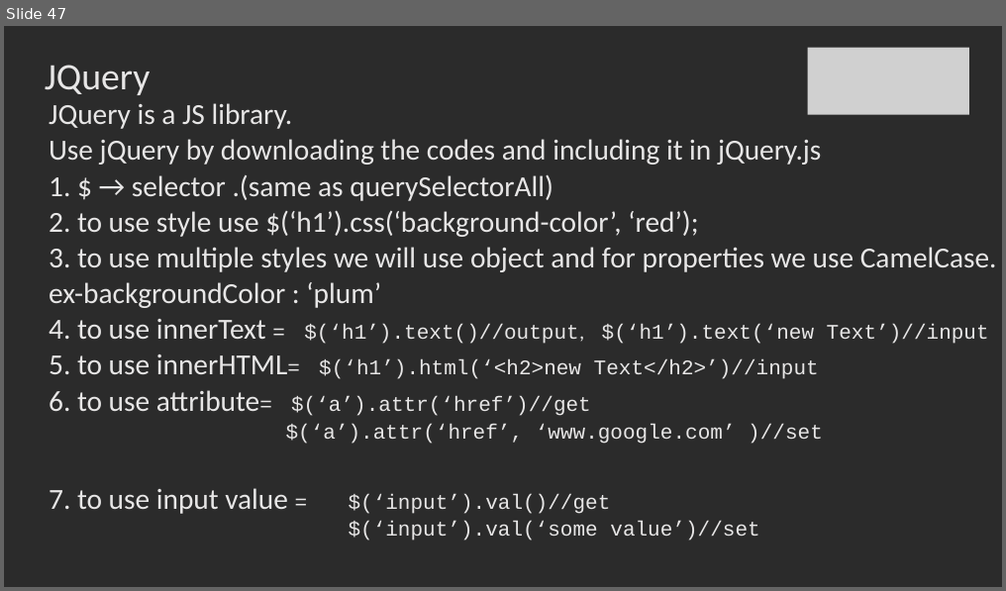
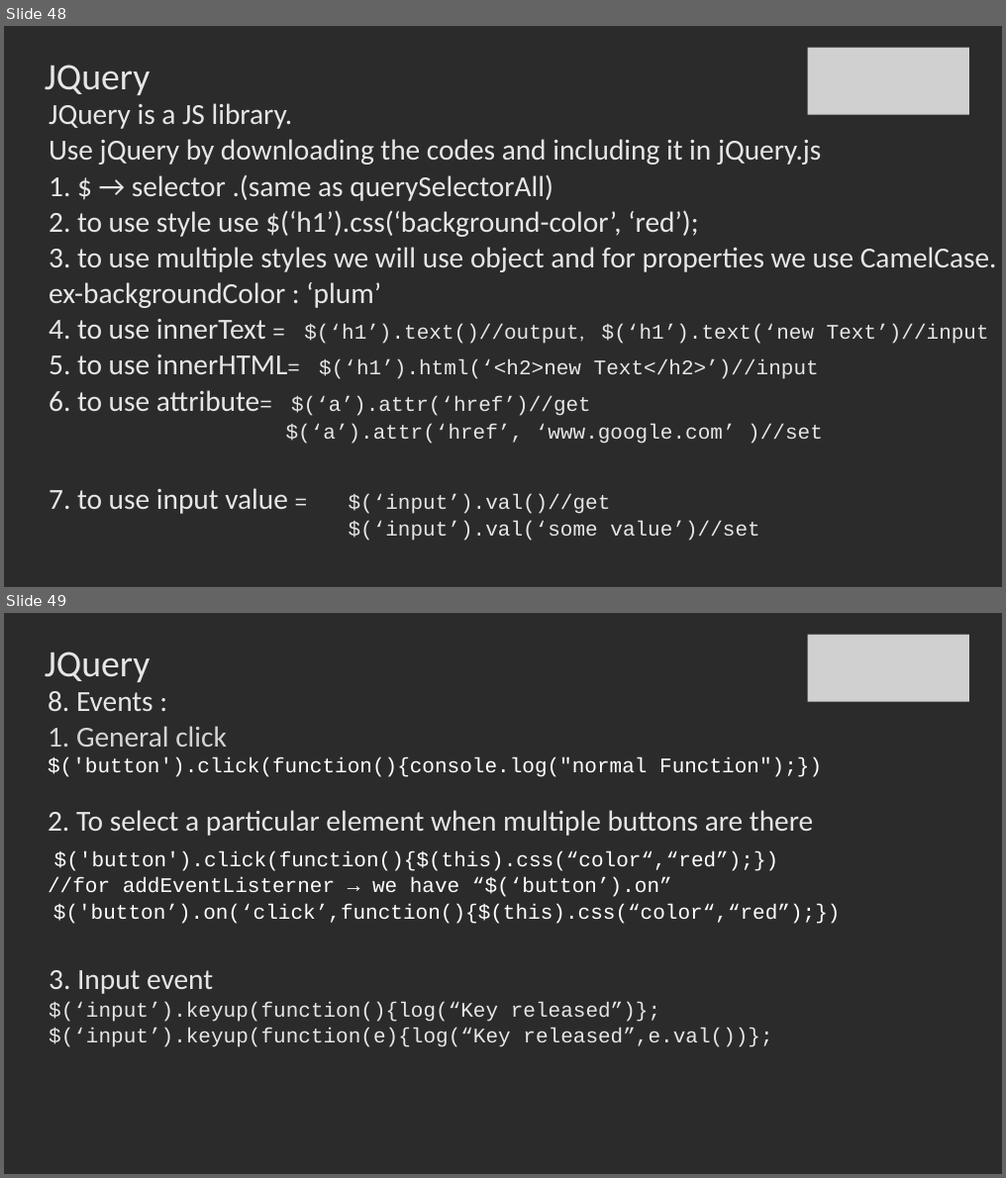
Before and after one commit to SachinBarpanda/WebDevGla, a slide deck: JS.pptx. Shown one above the other, each under a label of ours: slide 47 before the commit, slides 48 and 49 after it. The pictures are 1006x591 and 1006x1178 pixels, drawn with LibreOffice and Linux fonts; fonts in the diff are those of the drawing; grey boxes stand for pictures; background and template pictures are left out; a plain dark background stands for a picture behind light text. Boxes give left, top, right and bottom in pixels: in the first picture for what was removed or moved away, otherwise in the second. Text is boxed around its words. In the diff, an @@ line names an element or a change of style, - is before the commit and + after.

```diff
--- a/JS.pptx
+++ b/JS.pptx
@@ slide 49 added at [4, 613, 1002, 1174], background picture (left out) @@
@@ picture added at [807, 635, 969, 702] @@
@@ title added at [45, 652, 150, 682], 36 pt, text #E7E6E6 @@
+JQuery
@@ text added at [48, 691, 841, 1048], 20 pt, text #FFFFFF @@
+8. Events :
+1. General click
+$('button').click(function(){console.log("normal Function");})
+2. To select a particular element when multiple buttons are there
+$('button').click(function(){$(this).css(“color“,“red”);})
+//for addEventListerner → we have “$(‘button’).on”
+$('button’).on(‘click’,function(){$(this).css(“color“,“red”);})
+3. Input event
+$(‘input’).keyup(function(){log(“Key released”)};
+$(‘input’).keyup(function(e){log(“Key released”,e.val())};
@@ what was slide 47 is now slide 48 @@
```
Also in this commit, not shown: 7 other slides added, 40 other files.
